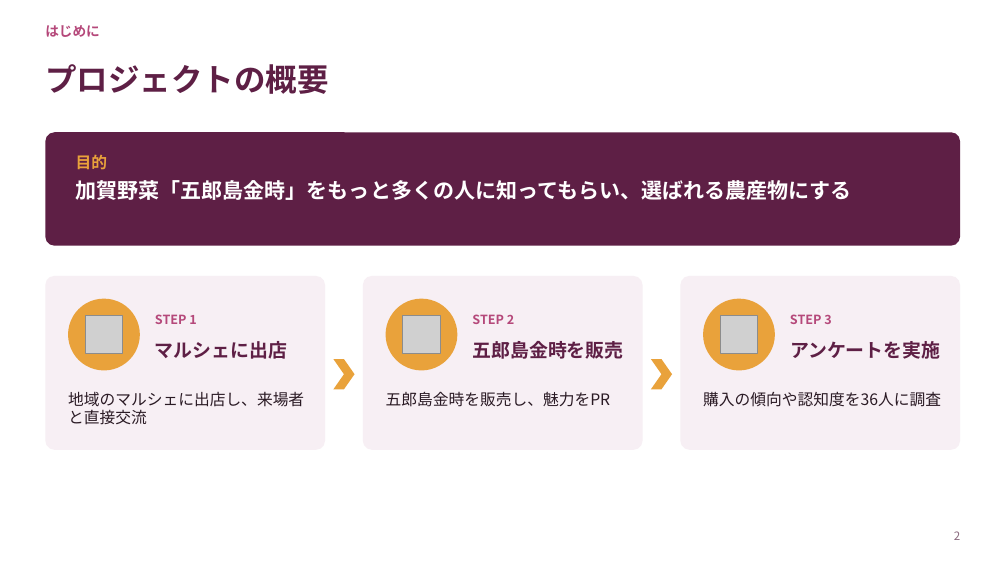
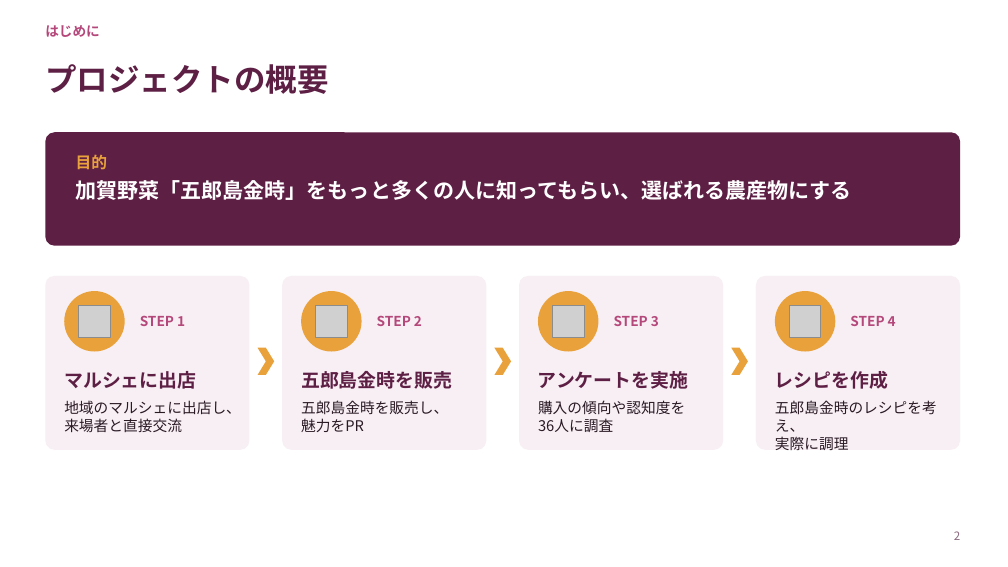
Before and after one commit to tadakazukawani/first-contributions, a slide deck: slide 2 of 農業青年/地元農産物認知拡大プロジェクト.pptx. Drawn at 1008x567 pixels with LibreOffice and Linux fonts; fonts in the diff are those of the drawing; grey boxes stand for pictures. Boxes give left, top, right and bottom in pixels: in the first picture for what was removed or moved away, otherwise in the second. Text is boxed around its words. In the diff, an @@ line names an element or a change of style, - is before the commit and + after.

```diff
--- a/農業青年/地元農産物認知拡大プロジェクト.pptx
+++ b/農業青年/地元農産物認知拡大プロジェクト.pptx
@@ rounded rectangle: place and size @@
-rounded rectangle at <box>45,276,325,450</box>
+rounded rectangle at <box>45,276,250,450</box>
@@ ellipse: place and size @@
-ellipse at <box>68,299,140,371</box>
+ellipse at <box>64,291,125,352</box>
@@ rounded rectangle: place and size @@
-rounded rectangle at <box>363,276,643,450</box>
+rounded rectangle at <box>282,276,486,450</box>
@@ ellipse: place and size @@
-ellipse at <box>386,299,457,371</box>
+ellipse at <box>301,291,361,352</box>
@@ rounded rectangle: place and size @@
-rounded rectangle at <box>681,276,960,450</box>
+rounded rectangle at <box>520,276,724,450</box>
@@ ellipse: place and size @@
-ellipse at <box>703,299,775,371</box>
+ellipse at <box>538,291,599,352</box>
@@ rounded rectangle added at <box>756,276,960,450</box>, fill #F7EFF4 @@
@@ ellipse added at <box>775,291,836,352</box>, fill #E9A23B @@
@@ picture: place and size @@
-picture at <box>85,316,123,353</box>
+picture at <box>79,306,110,337</box>
@@ text "STEP 1": place and size @@
-text "STEP 1" at <box>155,314,196,324</box>
+text "STEP 1" at <box>140,315,185,326</box>
@@ picture: place and size @@
-picture at <box>403,316,440,353</box>
+picture at <box>316,306,348,337</box>
@@ text "STEP 2": place and size @@
-text "STEP 2" at <box>472,314,514,324</box>
+text "STEP 2" at <box>377,316,422,326</box>
@@ picture: place and size @@
-picture at <box>721,316,758,353</box>
+picture at <box>553,306,585,337</box>
@@ size 12 to 13 pt in 3 elements at <box>140,315,185,326</box>, <box>377,316,422,326</box>, <box>614,316,659,326</box> @@
@@ text "STEP 3": place and size @@
-text "STEP 3" at <box>790,314,831,324</box>
+text "STEP 3" at <box>614,316,659,326</box>
@@ picture added at <box>789,306,821,337</box> @@
@@ text added at <box>850,315,896,326</box>, 13 pt, text #B5487A, bold @@
+STEP 4
@@ chevron: place and size @@
-chevron at <box>333,359,355,389</box>
+chevron at <box>258,348,274,375</box>
@@ chevron: place and size @@
-chevron at <box>651,359,672,389</box>
+chevron at <box>495,348,511,375</box>
@@ chevron added at <box>731,348,748,375</box>, fill #E9A23B @@
@@ text "マルシェに出店": place and size @@
-text "マルシェに出店" at <box>155,341,287,359</box>
+text "マルシェに出店" at <box>64,371,196,389</box>
@@ text "五郎島金時を販売": place and size @@
-text "五郎島金時を販売" at <box>472,341,623,359</box>
+text "五郎島金時を販売" at <box>301,371,452,389</box>
@@ text "アンケートを実施": place and size @@
-text "アンケートを実施" at <box>790,341,940,359</box>
+text "アンケートを実施" at <box>538,371,688,389</box>
@@ text added at <box>775,371,888,389</box>, 18 pt, text #5E1F45, bold @@
+レシピを作成
@@ text at <box>64,400,241,432</box>: text changed; size 15 to 14 pt @@
-地域のマルシェに出店し、来場者と直接交流
+地域のマルシェに出店し、
+来場者と直接交流
@@ text at <box>301,400,448,432</box>: text changed; size 15 to 14 pt @@
-五郎島金時を販売し、魅力をPR
+五郎島金時を販売し、
+魅力をPR
@@ text at <box>538,400,685,432</box>: text changed; size 15 to 14 pt @@
-購入の傾向や認知度を36人に調査
+購入の傾向や認知度を
+36人に調査
@@ text added at <box>775,400,937,450</box>, 14 pt, text #2A1A24 @@
+五郎島金時のレシピを考え、
+実際に調理
```
Also in this commit, not shown: 1 other slide changed, 1 slide added, 1 other file.
